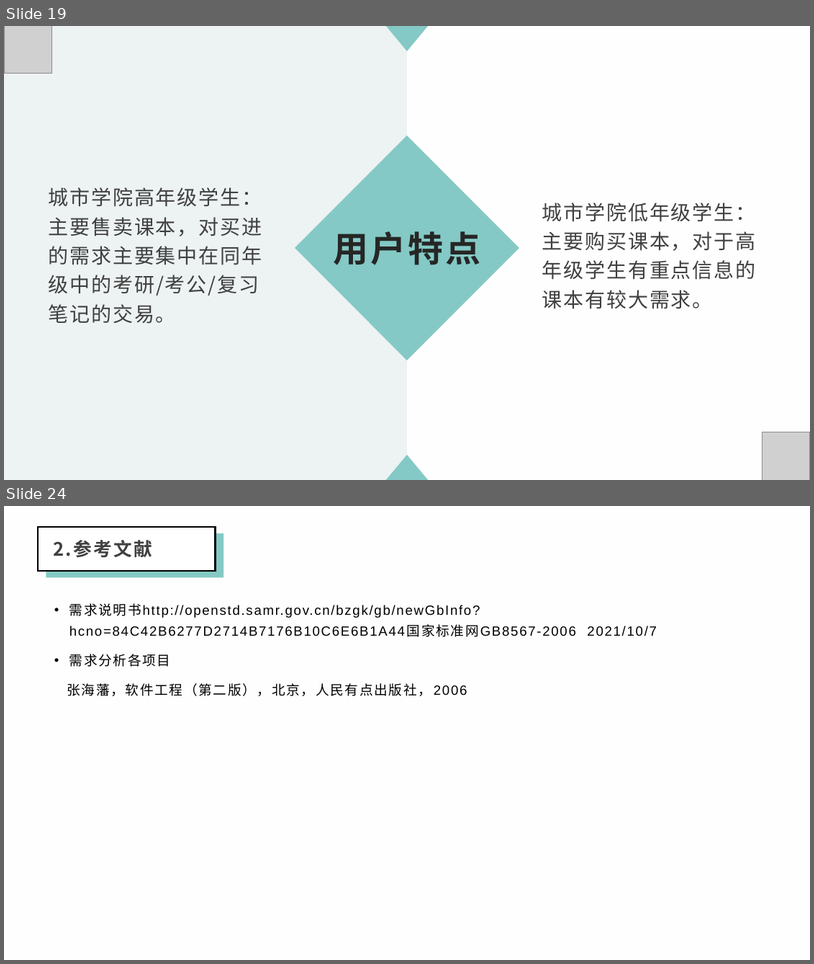
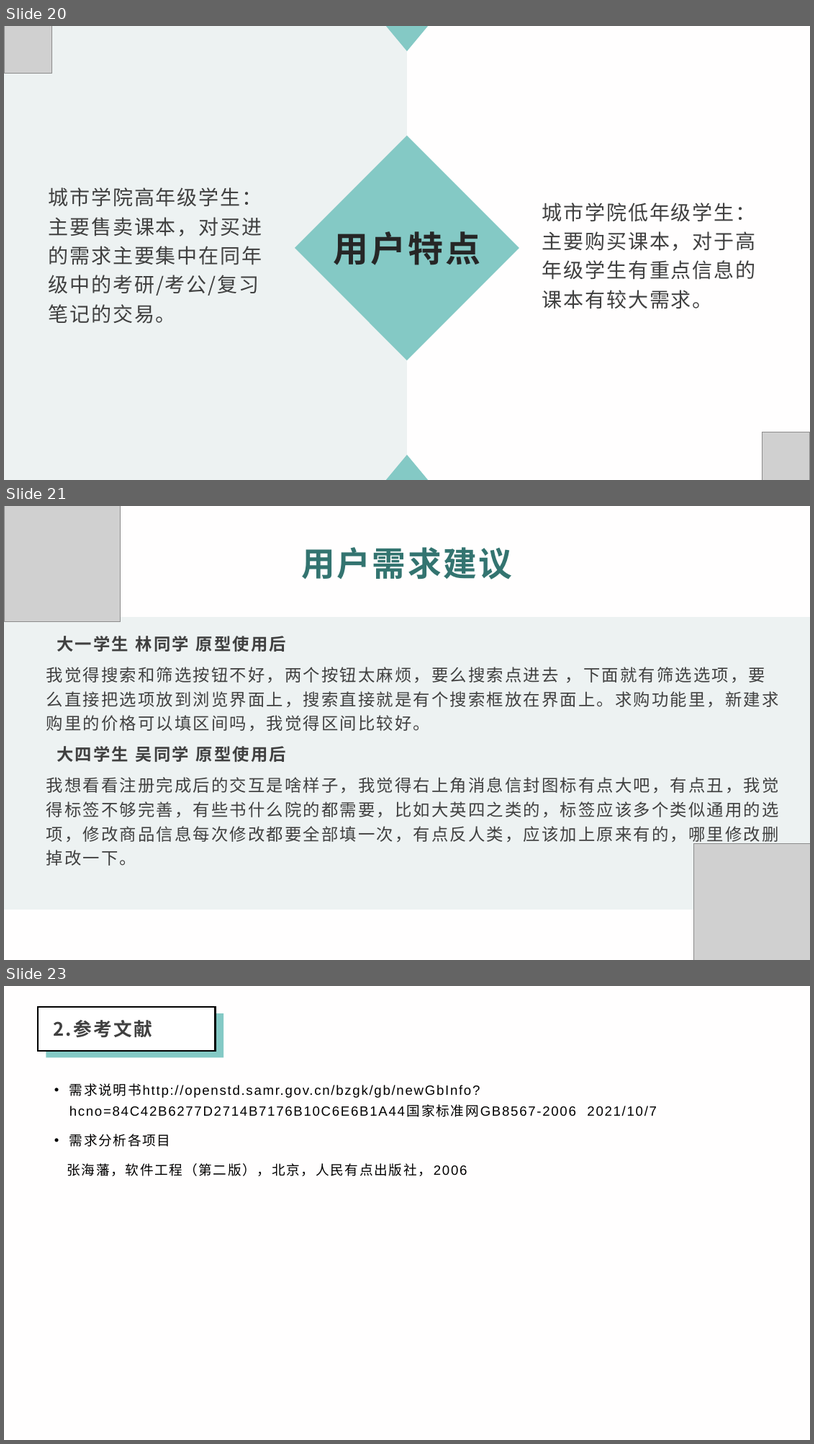
Before and after one commit to xlisses/ruang, a slide deck: Requirement_Statements/需求分析.pptx. Shown one above the other, each under a label of ours: slides 19 and 24 before the commit, slides 20, 21 and 23 after it; the slides between them are not shown. The pictures are 814x964 and 814x1444 pixels, drawn with LibreOffice and Linux fonts; fonts in the diff are those of the drawing; grey boxes stand for pictures; background and template pictures are left out. Boxes give left, top, right and bottom in pixels: in the first picture for what was removed or moved away, otherwise in the second. Text is boxed around its words. In the diff, an @@ line names an element or a change of style, - is before the commit and + after.

```diff
--- a/Requirement_Statements/需求分析.pptx
+++ b/Requirement_Statements/需求分析.pptx
@@ slide 21 added at box(4, 506, 810, 960), background #FFFEFE @@
@@ picture added at box(4, 506, 120, 621) @@
@@ text added at box(301, 547, 513, 579), 40 pt, text #337470, bold @@
+用户需求建议
@@ rectangle added at box(4, 617, 810, 909), fill #EDF2F2 @@
@@ text added at box(46, 636, 779, 865), 20 pt, text #404040 @@
+大一学生 林同学 原型使用后
+我觉得搜索和筛选按钮不好，两个按钮太麻烦，要么搜索点进去 ，下面就有筛选选项，要么直接把选项放到浏览界面上，搜索直接就是有个搜索框放在界面上。求购功能里，新建求购里的价格可以填区间吗，我觉得区间比较好。
+大四学生 吴同学 原型使用后
+我想看看注册完成后的交互是啥样子，我觉得右上角消息信封图标有点大吧，有点丑，我觉得标签不够完善，有些书什么院的都需要，比如大英四之类的，标签应该多个类似通用的选项，修改商品信息每次修改都要全部填一次，有点反人类，应该加上原来有的，哪里修改删掉改一下。
@@ picture added at box(695, 844, 810, 960) @@
@@ what was slide 19 is now slide 20 @@
@@ what was slide 24 is now slide 23 @@
```
Also in this commit, not shown: 2 slides changed, 2 slides removed, 1 other file.
